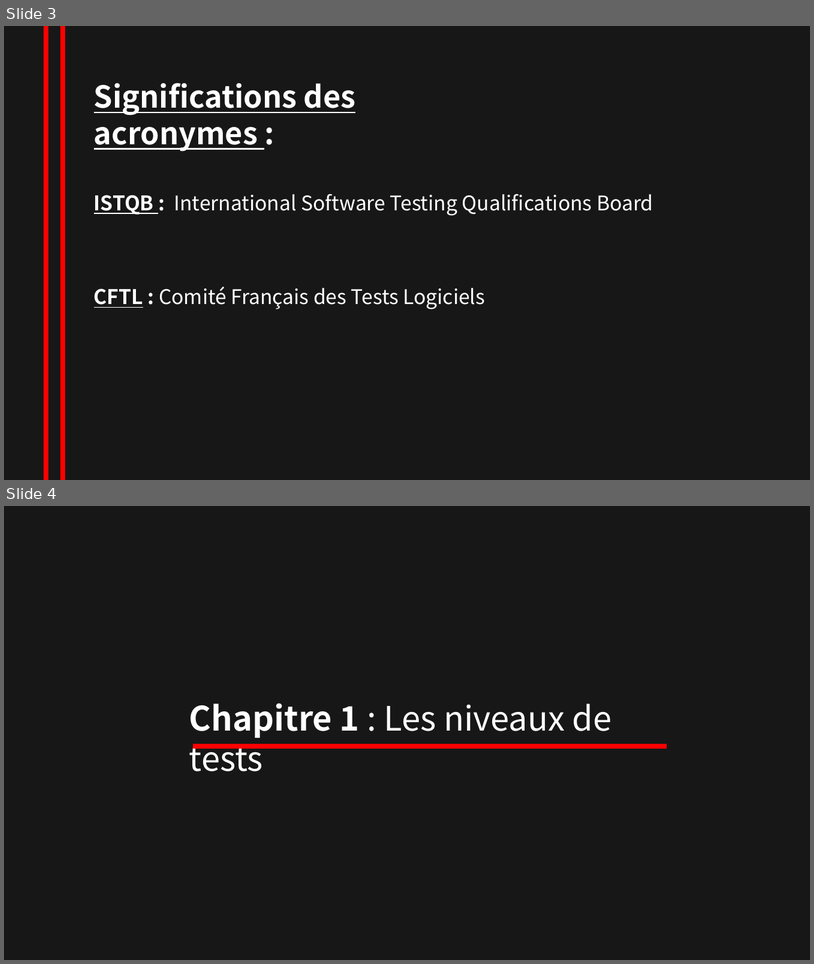
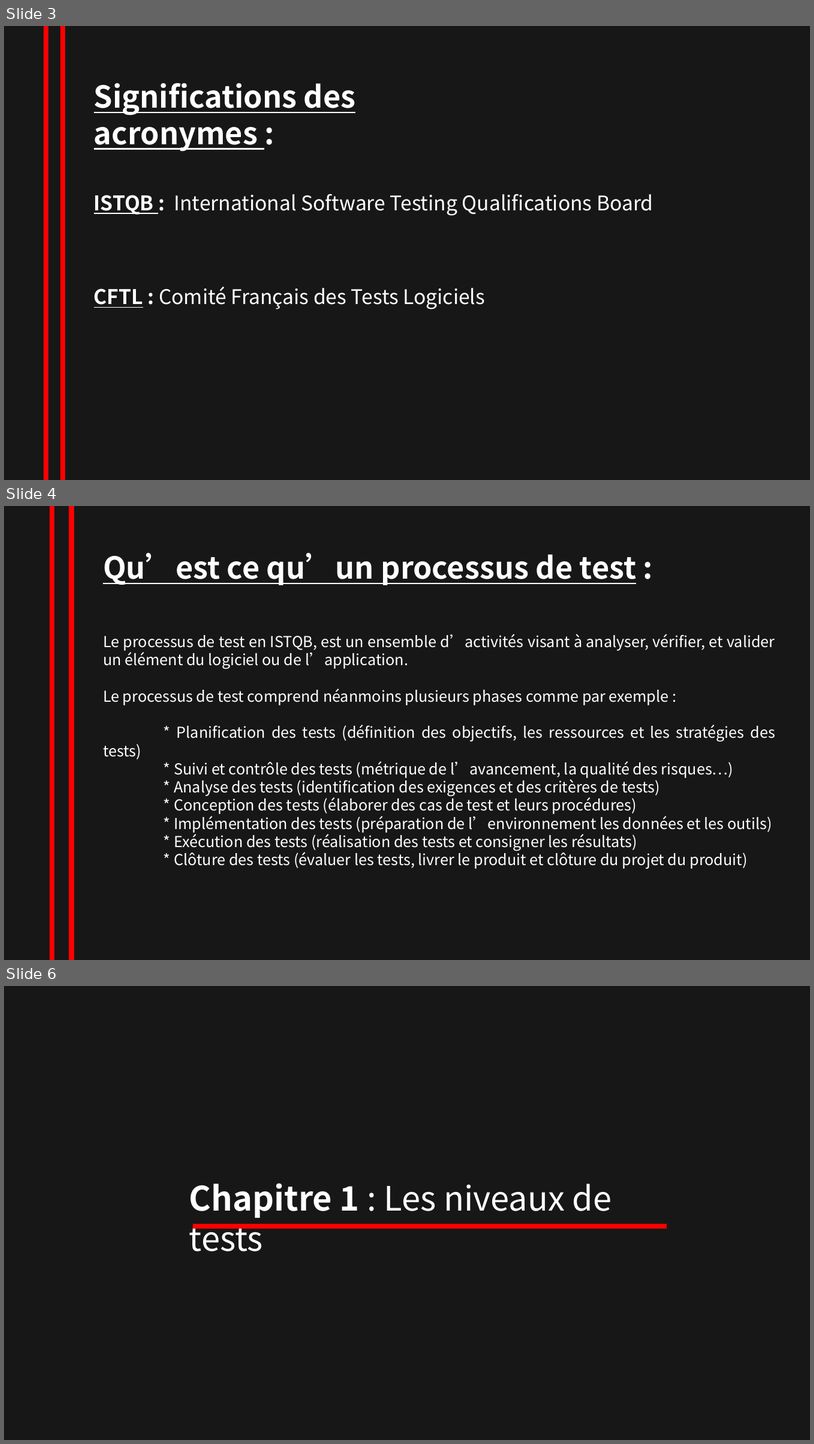
Before and after one commit to NesrineZitouni11/nesrine_zitouni, a slide deck: TRAVAUX/powerpointRevisionISTQB.pptx. Shown one above the other, each under a label of ours: slides 3 and 4 before the commit, slides 3, 4 and 6 after it; the slides between them are not shown. The pictures are 814x964 and 814x1444 pixels, drawn with LibreOffice and Linux fonts; fonts in the diff are those of the drawing. Boxes give left, top, right and bottom in pixels: in the first picture for what was removed or moved away, otherwise in the second. Text is boxed around its words. In the diff, an @@ line names an element or a change of style, - is before the commit and + after.

```diff
--- a/TRAVAUX/powerpointRevisionISTQB.pptx
+++ b/TRAVAUX/powerpointRevisionISTQB.pptx
@@ slide 4 added at box(4, 506, 810, 960), background #181717 @@
@@ line added from (52, 506) to (52, 960), #FF0000 6 pt @@
@@ line added from (72, 506) to (72, 960), #FF0000 6 pt @@
@@ text added at box(103, 553, 637, 585), 36 pt, text #FFFFFF, bold, underline @@
+Qu’est ce qu’un processus de test :
@@ text added at box(103, 634, 776, 868), 18 pt, text #FFFFFF @@
+Le processus de test en ISTQB, est un ensemble d’activités visant à analyser, vérifier, et valider un élément du logiciel ou de l’application.
+Le processus de test comprend néanmoins plusieurs phases comme par exemple :
+* Planification des tests (définition des objectifs, les ressources et les stratégies des tests)
+* Suivi et contrôle des tests (métrique de l’avancement, la qualité des risques…)
+* Analyse des tests (identification des exigences et des critères de tests)
+* Conception des tests (élaborer des cas de test et leurs procédures)
+* Implémentation des tests (préparation de l’environnement les données et les outils)
+* Exécution des tests (réalisation des tests et consigner les résultats)
+* Clôture des tests (évaluer les tests, livrer le produit et clôture du projet du produit)
@@ what was slide 4 is now slide 6 @@
```
Also in this commit, not shown: 1 slide changed, 8 other slides added, 1 slide removed.
